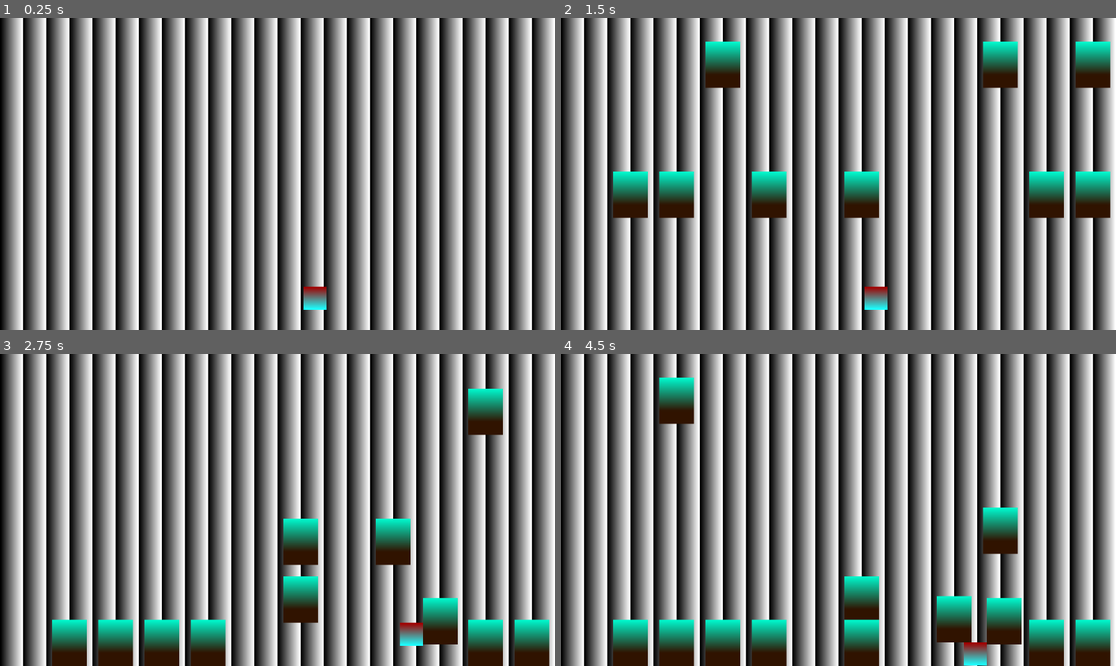
Above: before the commit, frames 1-4 (two rows, left to right).
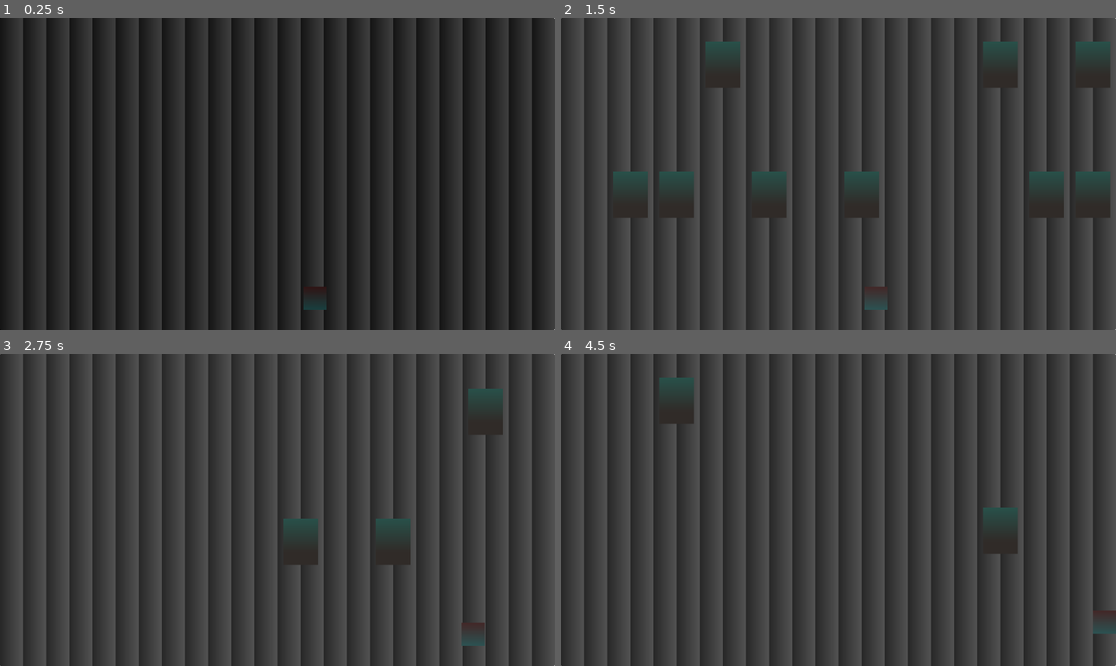
Above: after the commit, the same moments.

Repository: appellatebaton0/siege-9
Game: Godot game, scene res://scenes/main.tscn
Same seed, same stepped clock (60 frames per second), same inputs: the game is played once before the commit and once after it.
Inputs (mouse positions are in pixels of both pictures, inside the frame that each line leads up to):
- Up to frame 1 (0.25 s): no input
- Up to frame 2 (1.5 s): click (838, 174) at 0.52 s; click (838, 174) at 1.27 s
- Up to frame 3 (2.75 s): tap Enter at 2 s; hold D (Right) from 2.03 s (still down)
- Up to frame 4 (4.5 s): release D (Right) at 2.78 s; hold S (Down) 2.78-3.53 s; hold D (Right) 3.53-4.28 s; hold W (Up) from 4.28 s (still down)

The runs differ from the first frame. In frame 1, 78% of the frame differs, in the area x 1-100%, y 0-100%; in frame 2, 79%; in frame 3, 79%; in frame 4, 80%, in the area x 0-100%, y 0-100%.

Commit message:
v0.7 - Damage
Made the player able to take damage.

Diff:
--- a/project.godot
+++ b/project.godot
@@ -23,6 +23,7 @@
 
 Camera=""
 Sleds=""
+Player=""
 
 [input]
 
--- a/scenes/main.tscn
+++ b/scenes/main.tscn
@@ -40,7 +40,7 @@
 rows = 12
 interval = 0.6
 
-[node name="Player" type="CharacterBody2D" parent="."]
+[node name="Player" type="CharacterBody2D" parent="." groups=["Player"]]
 position = Vector2(218, 194)
 collision_layer = 4
 collision_mask = 11
@@ -83,3 +83,38 @@
 
 [node name="CollisionShape2D4" type="CollisionShape2D" parent="Environment"]
 shape = SubResource("RectangleShape2D_jyhfs")
+
+[node name="CanvasLayer" type="CanvasLayer" parent="."]
+
+[node name="Control" type="Control" parent="CanvasLayer"]
+layout_mode = 3
+anchors_preset = 15
+anchor_right = 1.0
+anchor_bottom = 1.0
+grow_horizontal = 2
+grow_vertical = 2
+
+[node name="StartScreen" type="Panel" parent="CanvasLayer/Control"]
+layout_mode = 1
+anchors_preset = 15
+anchor_right = 1.0
+anchor_bottom = 1.0
+grow_horizontal = 2
+grow_vertical = 2
+
+[node name="Start" type="Button" parent="CanvasLayer/Control/StartScreen"]
+layout_mode = 1
+anchors_preset = 15
+anchor_right = 1.0
+anchor_bottom = 1.0
+grow_horizontal = 2
+grow_vertical = 2
+
+[node name="Down" type="AudioStreamPlayer" parent="CanvasLayer/Control/StartScreen/Start"]
+
+[node name="Up" type="AudioStreamPlayer" parent="CanvasLayer/Control/StartScreen/Start"]
+
+[node name="Player" type="AnimationPlayer" parent="CanvasLayer"]
+
+[connection signal="button_down" from="CanvasLayer/Control/StartScreen/Start" to="CanvasLayer/Control/StartScreen/Start/Down" method="play"]
+[connection signal="button_up" from="CanvasLayer/Control/StartScreen/Start" to="CanvasLayer/Control/StartScreen/Start/Up" method="play"]
--- a/scripts/player.gd
+++ b/scripts/player.gd
@@ -1,7 +1,24 @@
 class_name Player extends CharacterBody2D
+
+signal died
 
 @export var max_speed := 200.0
 @export var acceleration := 800.0
+
+@export var max_health := 3
+@onready var health = max_health
+
+func reset() -> void: health = max_health
+func damage(amnt := 1):
+	health -= amnt
+
+	print("DAMAGE")
+	if health == 0:
+		print("DIEDa")
+		died.emit()
+
+
+
 
 func _physics_process(delta: float) -> void:
 
--- a/scripts/sled.gd
+++ b/scripts/sled.gd
@@ -1,4 +1,6 @@
 class_name Sled extends CharacterBody2D
+
+@onready var player:Player = get_tree().get_first_node_in_group("Player")
 
 @onready var speed = 90
 
@@ -8,6 +10,13 @@
 
 	move_and_slide()
 
+func _on_body_entered(body: Node2D) -> void:
+	# KYS.
+	if body == player:
+		player.damage()
 
-func _on_body_entered(body: Node2D) -> void:
 	speed = 0
+
+	queue_free()
+	# Should happen aft. the animation finishes later
+	#, though collision should turn off for that.
